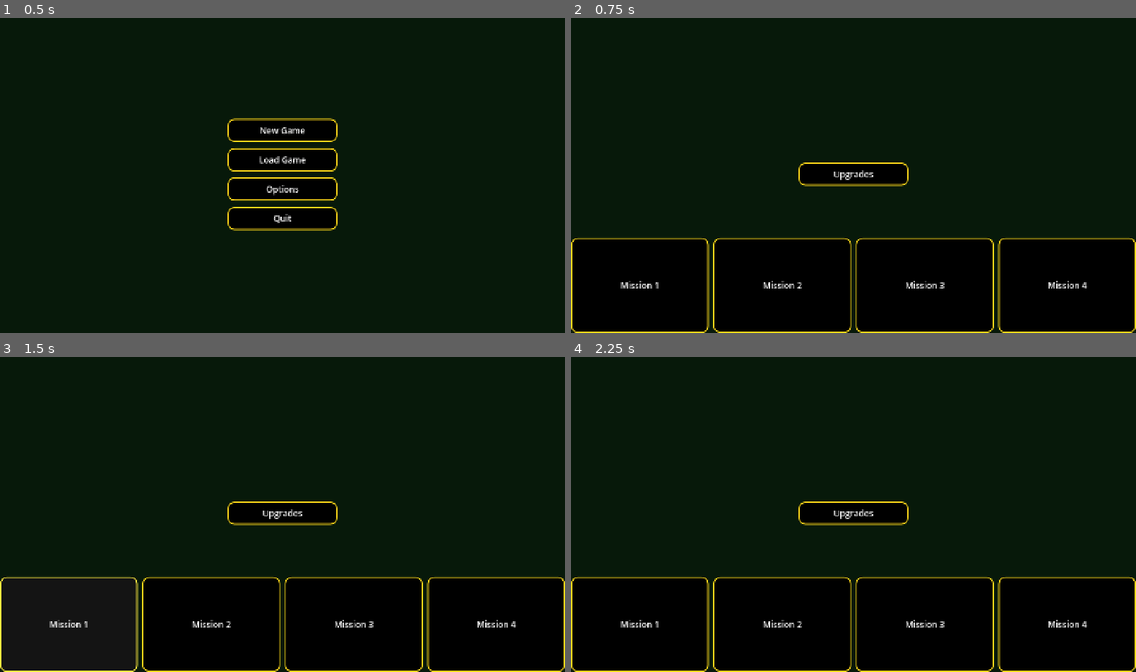
Above: before the commit, frames 1-4 (two rows, left to right).
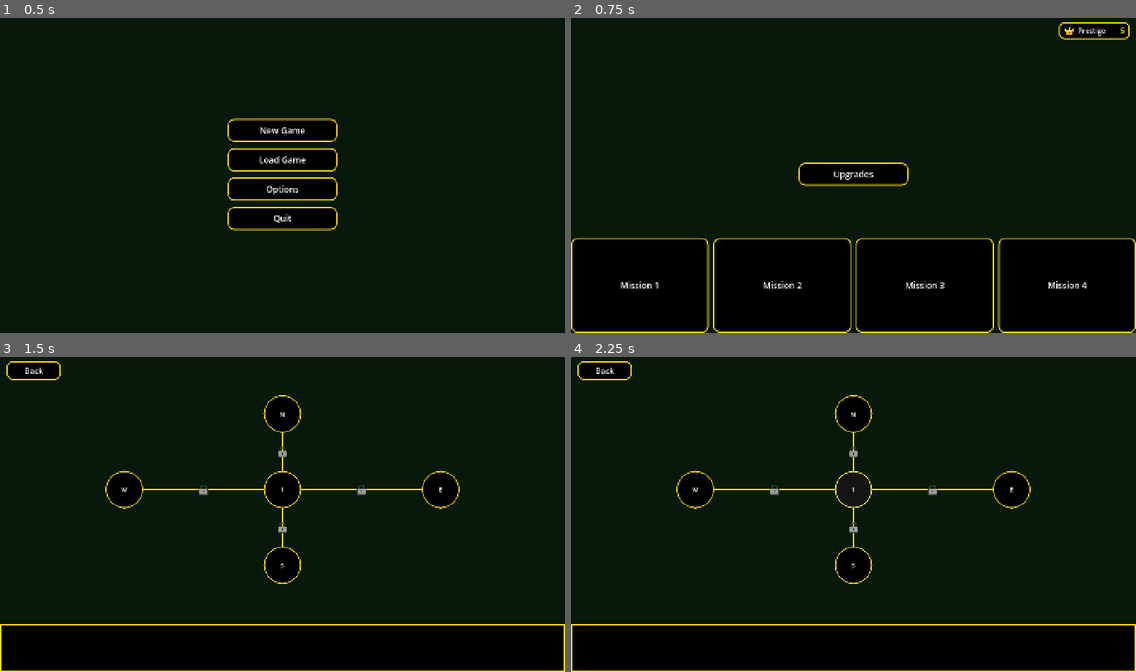
Above: after the commit, the same moments.

Repository: SorenKronborg/CasinoSlots
Game: Godot game, scene res://features/menu/main_menu.tscn
Two runs of this game, one before a commit and one after it. Both use one fixed random seed, a clock stepped at 60 frames per second and the inputs below.
Inputs (mouse positions are in pixels of both pictures, inside the frame that each line leads up to):
- Up to frame 1 (0.5 s): no input
- Up to frame 2 (0.75 s): click "New Game" at 0.5 s
- Up to frame 3 (1.5 s): click "Mission 1" at 1.25 s
- Up to frame 4 (2.25 s): click (853, 489) at 2 s, where only the run after the commit has a clickable "1"

Frame 1 is identical in both runs. In frame 2, 0.3% of the frame differs, in the area x 86-99%, y 1-7%; in frame 3, 18%; in frame 4, 21%, in the area x 0-100%, y 1-100%.

Commit message:
base game

Diff:
--- a/features/game_idle/idle_game_scene.gd
+++ b/features/game_idle/idle_game_scene.gd
@@ -1,6 +1,13 @@
 extends Control
 
 @export var upgrades_scene: PackedScene
+@export var level_scene: PackedScene
+@export var mission_1_definition: LevelDefinition
+@export var mission_2_definition: LevelDefinition
+
+var resources: Dictionary = {
+	"prestige": 5,
+}
 
 
 func _ready() -> void:
@@ -9,7 +16,30 @@
 	%Mission2.text = tr("Mission 2")
 	%Mission3.text = tr("Mission 3")
 	%Mission4.text = tr("Mission 4")
+	_refresh_resource_info()
+
+
+func _refresh_resource_info() -> void:
+	%PrestigeLabel.text = tr("Prestige")
+	%PrestigeValue.text = str(resources["prestige"])
 
 
 func _on_upgrades_pressed() -> void:
 	get_tree().change_scene_to_packed(upgrades_scene)
+
+
+func _on_mission_1_pressed() -> void:
+	_open_level(mission_1_definition)
+
+
+func _on_mission_2_pressed() -> void:
+	_open_level(mission_2_definition)
+
+
+func _open_level(definition: LevelDefinition) -> void:
+	var level := level_scene.instantiate() as LevelBase
+	level.level_definition = definition
+	var tree := get_tree()
+	tree.root.add_child(level)
+	tree.current_scene.queue_free()
+	tree.current_scene = level
--- a/features/game_idle/idle_game_scene.tscn
+++ b/features/game_idle/idle_game_scene.tscn
@@ -1,7 +1,11 @@
-[gd_scene load_steps=7 format=3]
+[gd_scene load_steps=12 format=3]
 
 [ext_resource type="Script" path="res://features/game_idle/idle_game_scene.gd" id="1_idle"]
 [ext_resource type="PackedScene" path="res://features/upgrades/upgrades.tscn" id="2_upgrades"]
+[ext_resource type="Texture2D" path="res://assets/icons/crown.svg" id="3_crown"]
+[ext_resource type="PackedScene" path="res://features/levels/level_base.tscn" id="4_level"]
+[ext_resource type="Resource" path="res://features/levels/level_1/level_01.tres" id="5_level1"]
+[ext_resource type="Resource" path="res://features/levels/level_2/level_02.tres" id="6_level2"]
 
 [sub_resource type="StyleBoxFlat" id="StyleBoxFlat_normal"]
 bg_color = Color(0, 0, 0, 1)
@@ -62,6 +66,22 @@
 Button/styles/normal = SubResource("StyleBoxFlat_normal")
 Button/styles/pressed = SubResource("StyleBoxFlat_pressed")
 
+[sub_resource type="StyleBoxFlat" id="StyleBoxFlat_info"]
+bg_color = Color(0, 0, 0, 0.92)
+border_width_left = 3
+border_width_top = 3
+border_width_right = 3
+border_width_bottom = 3
+border_color = Color(1, 0.85, 0.1, 1)
+corner_radius_top_left = 12
+corner_radius_top_right = 12
+corner_radius_bottom_right = 12
+corner_radius_bottom_left = 12
+content_margin_left = 12.0
+content_margin_top = 8.0
+content_margin_right = 12.0
+content_margin_bottom = 8.0
+
 [node name="IdleGameScene" type="Control"]
 layout_mode = 3
 anchors_preset = 15
@@ -71,6 +91,9 @@
 grow_vertical = 2
 script = ExtResource("1_idle")
 upgrades_scene = ExtResource("2_upgrades")
+level_scene = ExtResource("4_level")
+mission_1_definition = ExtResource("5_level1")
+mission_2_definition = ExtResource("6_level2")
 
 [node name="Background" type="ColorRect" parent="."]
 layout_mode = 1
@@ -82,6 +105,51 @@
 mouse_filter = 2
 color = Color(0.03, 0.1, 0.04, 1)
 
+[node name="ResourceInfo" type="PanelContainer" parent="."]
+layout_mode = 1
+anchors_preset = 1
+anchor_left = 1.0
+anchor_right = 1.0
+offset_left = -196
+offset_top = 16
+offset_right = -16
+offset_bottom = 60
+grow_horizontal = 0
+mouse_filter = 2
+theme_override_styles/panel = SubResource("StyleBoxFlat_info")
+
+[node name="Rows" type="VBoxContainer" parent="ResourceInfo"]
+layout_mode = 2
+theme_override_constants/separation = 4
+
+[node name="PrestigeRow" type="HBoxContainer" parent="ResourceInfo/Rows"]
+layout_mode = 2
+theme_override_constants/separation = 8
+
+[node name="Icon" type="TextureRect" parent="ResourceInfo/Rows/PrestigeRow"]
+custom_minimum_size = Vector2(28, 28)
+layout_mode = 2
+mouse_filter = 2
+texture = ExtResource("3_crown")
+expand_mode = 1
+stretch_mode = 5
+
+[node name="PrestigeLabel" type="Label" parent="ResourceInfo/Rows/PrestigeRow"]
+unique_name_in_owner = true
+layout_mode = 2
+size_flags_horizontal = 3
+theme_override_colors/font_color = Color(1, 1, 1, 1)
+theme_override_font_sizes/font_size = 18
+text = "Prestige"
+
+[node name="PrestigeValue" type="Label" parent="ResourceInfo/Rows/PrestigeRow"]
+unique_name_in_owner = true
+layout_mode = 2
+theme_override_colors/font_color = Color(1, 0.92, 0.4, 1)
+theme_override_font_sizes/font_size = 18
+text = "5"
+horizontal_alignment = 2
+
 [node name="Center" type="CenterContainer" parent="."]
 layout_mode = 1
 anchors_preset = 15
@@ -98,8 +166,6 @@
 theme = SubResource("Theme_buttons")
 auto_translate_mode = 2
 text = "Upgrades"
-
-[connection signal="pressed" from="Center/Upgrades" to="." method="_on_upgrades_pressed"]
 
 [node name="Missions" type="HBoxContainer" parent="."]
 layout_mode = 1
@@ -143,3 +209,7 @@
 size_flags_vertical = 3
 auto_translate_mode = 2
 text = "Mission 4"
+
+[connection signal="pressed" from="Center/Upgrades" to="." method="_on_upgrades_pressed"]
+[connection signal="pressed" from="Missions/Mission1" to="." method="_on_mission_1_pressed"]
+[connection signal="pressed" from="Missions/Mission2" to="." method="_on_mission_2_pressed"]
--- /dev/null
+++ b/features/graph/level_graph.gd
@@ -0,0 +1,62 @@
+class_name LevelGraph
+extends Control
+
+signal node_clicked(node_id: String)
+
+@export var default_node_scene: PackedScene
+@export var edge_scene: PackedScene
+
+var _nodes_by_id: Dictionary = {}
+
+
+func load_definition(definition: LevelDefinition) -> void:
+	_clear()
+	if definition == null:
+		return
+	for spec in definition.nodes:
+		_add_node(spec)
+	for spec in definition.edges:
+		_add_edge(spec)
+	call_deferred("_layout_graph")
+
+
+func _ready() -> void:
+	resized.connect(_layout_graph)
+
+
+func _clear() -> void:
+	_nodes_by_id.clear()
+	for child in %Edges.get_children():
+		child.queue_free()
+	for child in %Nodes.get_children():
+		child.queue_free()
+
+
+func _add_node(spec: LevelNodeSpec) -> void:
+	var scene := spec.node_scene if spec.node_scene != null else default_node_scene
+	var node := scene.instantiate() as LevelGraphNode
+	node.setup(spec)
+	node.set_anchors_preset(Control.PRESET_TOP_LEFT)
+	node.pressed.connect(_on_node_pressed.bind(spec.id))
+	%Nodes.add_child(node)
+	_nodes_by_id[spec.id] = node
+
+
+func _add_edge(spec: LevelEdgeSpec) -> void:
+	if not _nodes_by_id.has(spec.from_id) or not _nodes_by_id.has(spec.to_id):
+		return
+	var edge := edge_scene.instantiate() as LevelGraphEdge
+	%Edges.add_child(edge)
+	edge.setup(_nodes_by_id[spec.from_id], _nodes_by_id[spec.to_id], spec.locked)
+
+
+func _layout_graph() -> void:
+	for node in _nodes_by_id.values():
+		var graph_node := node as LevelGraphNode
+		graph_node.position = graph_node.normalized_position * size - graph_node.size * 0.5
+	for edge in %Edges.get_children():
+		(edge as LevelGraphEdge).refresh()
+
+
+func _on_node_pressed(node_id: String) -> void:
+	node_clicked.emit(node_id)
--- /dev/null
+++ b/features/graph/level_graph.tscn
@@ -0,0 +1,29 @@
+[gd_scene load_steps=4 format=3]
+
+[ext_resource type="Script" path="res://features/graph/level_graph.gd" id="1_graph"]
+[ext_resource type="PackedScene" path="res://features/graph/level_graph_node.tscn" id="2_node"]
+[ext_resource type="PackedScene" path="res://features/graph/level_graph_edge.tscn" id="3_edge"]
+
+[node name="LevelGraph" type="Control"]
+layout_mode = 3
+anchors_preset = 15
+anchor_right = 1.0
+anchor_bottom = 1.0
+grow_horizontal = 2
+grow_vertical = 2
+script = ExtResource("1_graph")
+default_node_scene = ExtResource("2_node")
+edge_scene = ExtResource("3_edge")
+
+[node name="Edges" type="Node2D" parent="."]
+unique_name_in_owner = true
+
+[node name="Nodes" type="Control" parent="."]
+unique_name_in_owner = true
+layout_mode = 1
+anchors_preset = 15
+anchor_right = 1.0
+anchor_bottom = 1.0
+grow_horizontal = 2
+grow_vertical = 2
+mouse_filter = 2
--- /dev/null
+++ b/features/graph/level_graph_edge.gd
@@ -0,0 +1,23 @@
+class_name LevelGraphEdge
+extends Node2D
+
+var from_node: Control
+var to_node: Control
+var locked: bool = false
+
+
+func setup(from: Control, to: Control, is_locked: bool) -> void:
+	from_node = from
+	to_node = to
+	locked = is_locked
+	%Lock.visible = locked
+	refresh()
+
+
+func refresh() -> void:
+	if from_node == null or to_node == null:
+		return
+	var start := from_node.position + from_node.size * 0.5
+	var end := to_node.position + to_node.size * 0.5
+	%Line.points = PackedVector2Array([start, end])
+	%Lock.position = (start + end) * 0.5
--- /dev/null
+++ b/features/graph/level_graph_edge.tscn
@@ -0,0 +1,18 @@
+[gd_scene load_steps=3 format=3]
+
+[ext_resource type="Script" path="res://features/graph/level_graph_edge.gd" id="1_edge"]
+[ext_resource type="Texture2D" path="res://assets/icons/lock.svg" id="2_lock"]
+
+[node name="LevelGraphEdge" type="Node2D"]
+script = ExtResource("1_edge")
+
+[node name="Line" type="Line2D" parent="."]
+unique_name_in_owner = true
+width = 5.0
+default_color = Color(1, 0.85, 0.1, 1)
+antialiased = true
+
+[node name="Lock" type="Sprite2D" parent="."]
+unique_name_in_owner = true
+scale = Vector2(0.55, 0.55)
+texture = ExtResource("2_lock")
--- /dev/null
+++ b/features/graph/level_graph_node.gd
@@ -0,0 +1,11 @@
+class_name LevelGraphNode
+extends Button
+
+var node_id: String = ""
+var normalized_position: Vector2 = Vector2(0.5, 0.5)
+
+
+func setup(spec: LevelNodeSpec) -> void:
+	node_id = spec.id
+	normalized_position = spec.normalized_position
+	text = spec.label
--- /dev/null
+++ b/features/graph/level_graph_node.tscn
@@ -0,0 +1,41 @@
+[gd_scene load_steps=5 format=3]
+
+[ext_resource type="Script" path="res://features/graph/level_graph_node.gd" id="1_node"]
+
+[sub_resource type="StyleBoxFlat" id="StyleBoxFlat_normal"]
+bg_color = Color(0, 0, 0, 1)
+border_width_left = 3
+border_width_top = 3
+border_width_right = 3
+border_width_bottom = 3
+border_color = Color(1, 0.85, 0.1, 1)
+corner_radius_top_left = 48
+corner_radius_top_right = 48
+corner_radius_bottom_right = 48
+corner_radius_bottom_left = 48
+
+[sub_resource type="StyleBoxFlat" id="StyleBoxFlat_hover"]
+bg_color = Color(0.08, 0.08, 0.08, 1)
+border_width_left = 3
+border_width_top = 3
+border_width_right = 3
+border_width_bottom = 3
+border_color = Color(1, 0.92, 0.25, 1)
+corner_radius_top_left = 48
+corner_radius_top_right = 48
+corner_radius_bottom_right = 48
+corner_radius_bottom_left = 48
+
+[node name="LevelGraphNode" type="Button"]
+custom_minimum_size = Vector2(96, 96)
+offset_right = 96.0
+offset_bottom = 96.0
+theme_override_colors/font_color = Color(1, 1, 1, 1)
+theme_override_colors/font_hover_color = Color(1, 1, 1, 1)
+theme_override_font_sizes/font_size = 16
+theme_override_styles/normal = SubResource("StyleBoxFlat_normal")
+theme_override_styles/hover = SubResource("StyleBoxFlat_hover")
+theme_override_styles/pressed = SubResource("StyleBoxFlat_normal")
+theme_override_styles/focus = SubResource("StyleBoxFlat_hover")
+text = "Node"
+script = ExtResource("1_node")
--- /dev/null
+++ b/features/levels/level_1/level_01.tres
@@ -0,0 +1,63 @@
+[gd_resource type="Resource" script_class="LevelDefinition" format=3 uid="uid://brvlhwd6x03cv"]
+
+[ext_resource type="Script" uid="uid://dnsm4n72pgr7d" path="res://features/levels/level_definition.gd" id="1_def"]
+[ext_resource type="Script" uid="uid://carolib3wopva" path="res://features/levels/level_node_spec.gd" id="2_node"]
+[ext_resource type="Script" uid="uid://b732m1ihcm8s" path="res://features/levels/level_edge_spec.gd" id="3_edge"]
+
+[sub_resource type="Resource" id="Edge_n"]
+script = ExtResource("3_edge")
+from_id = "center"
+to_id = "north"
+locked = true
+
+[sub_resource type="Resource" id="Edge_e"]
+script = ExtResource("3_edge")
+from_id = "center"
+to_id = "east"
+locked = true
+
+[sub_resource type="Resource" id="Edge_s"]
+script = ExtResource("3_edge")
+from_id = "center"
+to_id = "south"
+locked = true
+
+[sub_resource type="Resource" id="Edge_w"]
+script = ExtResource("3_edge")
+from_id = "center"
+to_id = "west"
+locked = true
+
+[sub_resource type="Resource" id="Node_center"]
+script = ExtResource("2_node")
+id = "center"
+label = "1"
+
+[sub_resource type="Resource" id="Node_north"]
+script = ExtResource("2_node")
+id = "north"
+label = "N"
+normalized_position = Vector2(0.5, 0.22)
+
+[sub_resource type="Resource" id="Node_east"]
+script = ExtResource("2_node")
+id = "east"
+label = "E"
+normalized_position = Vector2(0.78, 0.5)
+
+[sub_resource type="Resource" id="Node_south"]
+script = ExtResource("2_node")
+id = "south"
+label = "S"
+normalized_position = Vector2(0.5, 0.78)
+
+[sub_resource type="Resource" id="Node_west"]
+script = ExtResource("2_node")
+id = "west"
+label = "W"
+normalized_position = Vector2(0.22, 0.5)
+
+[resource]
+script = ExtResource("1_def")
+nodes = Array[ExtResource("2_node")]([SubResource("Node_center"), SubResource("Node_north"), SubResource("Node_east"), SubResource("Node_south"), SubResource("Node_west")])
+edges = Array[ExtResource("3_edge")]([SubResource("Edge_n"), SubResource("Edge_e"), SubResource("Edge_s"), SubResource("Edge_w")])
--- /dev/null
+++ b/features/levels/level_2/level_02.tres
@@ -0,0 +1,75 @@
+[gd_resource type="Resource" script_class="LevelDefinition" format=3 uid="uid://b45a7maqkt35s"]
+
+[ext_resource type="Script" uid="uid://b732m1ihcm8s" path="res://features/levels/level_edge_spec.gd" id="1_2l210"]
+[ext_resource type="Script" uid="uid://carolib3wopva" path="res://features/levels/level_node_spec.gd" id="2_trv2a"]
+[ext_resource type="Script" uid="uid://dnsm4n72pgr7d" path="res://features/levels/level_definition.gd" id="3_igv2l"]
+
+[sub_resource type="Resource" id="Edge_n"]
+script = ExtResource("1_2l210")
+from_id = "center"
+to_id = "north"
+locked = true
+
+[sub_resource type="Resource" id="Edge_e"]
+script = ExtResource("1_2l210")
+from_id = "center"
+to_id = "east"
+locked = true
+
+[sub_resource type="Resource" id="Edge_s"]
+script = ExtResource("1_2l210")
+from_id = "center"
+to_id = "south"
+locked = true
+
+[sub_resource type="Resource" id="Edge_w"]
+script = ExtResource("1_2l210")
+from_id = "center"
+to_id = "west"
+locked = true
+
+[sub_resource type="Resource" id="Resource_1t4s0"]
+script = ExtResource("1_2l210")
+from_id = "west"
+to_id = "w-west"
+metadata/_custom_type_script = "uid://b732m1ihcm8s"
+
+[sub_resource type="Resource" id="Node_center"]
+script = ExtResource("2_trv2a")
+id = "center"
+label = "1"
+
+[sub_resource type="Resource" id="Node_north"]
+script = ExtResource("2_trv2a")
+id = "north"
+label = "N"
+normalized_position = Vector2(0.5, 0.22)
+
+[sub_resource type="Resource" id="Node_east"]
+script = ExtResource("2_trv2a")
+id = "east"
+label = "E"
+normalized_position = Vector2(0.78, 0.5)
+
+[sub_resource type="Resource" id="Node_south"]
+script = ExtResource("2_trv2a")
+id = "south"
+label = "S"
+normalized_position = Vector2(0.5, 0.78)
+
+[sub_resource type="Resource" id="Node_west"]
+script = ExtResource("2_trv2a")
+id = "west"
+label = "W"
+normalized_position = Vector2(0.22, 0.5)
+
+[sub_resource type="Resource" id="Resource_601s7"]
+script = ExtResource("2_trv2a")
+id = "w-west"
+label = "far west"
+metadata/_custom_type_script = "uid://carolib3wopva"
+
+[resource]
+script = ExtResource("3_igv2l")
+nodes = Array[ExtResource("2_trv2a")]([SubResource("Node_center"), SubResource("Node_north"), SubResource("Node_east"), SubResource("Node_south"), SubResource("Node_west"), SubResource("Resource_601s7")])
+edges = Array[ExtResource("1_2l210")]([SubResource("Edge_n"), SubResource("Edge_e"), SubResource("Edge_s"), SubResource("Edge_w"), SubResource("Resource_1t4s0")])
--- /dev/null
+++ b/features/levels/level_base.gd
@@ -0,0 +1,14 @@
+class_name LevelBase
+extends Control
+
+@export var level_definition: LevelDefinition
+@export_file("*.tscn") var idle_game_scene_path: String
+
+
+func _ready() -> void:
+	%Back.text = tr("Back")
+	%LevelGraph.load_definition(level_definition)
+
+
+func _on_back_pressed() -> void:
+	get_tree().change_scene_to_file(idle_game_scene_path)
--- /dev/null
+++ b/features/levels/level_base.tscn
@@ -0,0 +1,118 @@
+[gd_scene load_steps=7 format=3]
+
+[ext_resource type="Script" path="res://features/levels/level_base.gd" id="1_base"]
+[ext_resource type="PackedScene" path="res://features/graph/level_graph.tscn" id="2_graph"]
+
+[sub_resource type="StyleBoxFlat" id="StyleBoxFlat_normal"]
+bg_color = Color(0, 0, 0, 1)
+border_width_left = 3
+border_width_top = 3
+border_width_right = 3
+border_width_bottom = 3
+border_color = Color(1, 0.85, 0.1, 1)
+corner_radius_top_left = 16
+corner_radius_top_right = 16
+corner_radius_bottom_right = 16
+corner_radius_bottom_left = 16
+content_margin_left = 24.0
+content_margin_top = 10.0
+content_margin_right = 24.0
+content_margin_bottom = 10.0
+
+[sub_resource type="StyleBoxFlat" id="StyleBoxFlat_hover"]
+bg_color = Color(0.08, 0.08, 0.08, 1)
+border_width_left = 3
+border_width_top = 3
+border_width_right = 3
+border_width_bottom = 3
+border_color = Color(1, 0.92, 0.25, 1)
+corner_radius_top_left = 16
+corner_radius_top_right = 16
+corner_radius_bottom_right = 16
+corner_radius_bottom_left = 16
+content_margin_left = 24.0
+content_margin_top = 10.0
+content_margin_right = 24.0
+content_margin_bottom = 10.0
+
+[sub_resource type="Theme" id="Theme_buttons"]
+Button/colors/font_color = Color(1, 1, 1, 1)
+Button/colors/font_focus_color = Color(1, 1, 1, 1)
+Button/colors/font_hover_color = Color(1, 1, 1, 1)
+Button/colors/font_pressed_color = Color(0.95, 0.9, 0.6, 1)
+Button/font_sizes/font_size = 20
+Button/styles/focus = SubResource("StyleBoxFlat_hover")
+Button/styles/hover = SubResource("StyleBoxFlat_hover")
+Button/styles/normal = SubResource("StyleBoxFlat_normal")
+Button/styles/pressed = SubResource("StyleBoxFlat_normal")
+
+[sub_resource type="StyleBoxFlat" id="StyleBoxFlat_bottom"]
+bg_color = Color(0, 0, 0, 1)
+border_width_left = 3
+border_width_top = 3
+border_width_right = 3
+border_width_bottom = 3
+border_color = Color(1, 0.85, 0.1, 1)
+
+[node name="LevelBase" type="Control"]
+layout_mode = 3
+anchors_preset = 15
+anchor_right = 1.0
+anchor_bottom = 1.0
+grow_horizontal = 2
+grow_vertical = 2
+script = ExtResource("1_base")
+idle_game_scene_path = "res://features/game_idle/idle_game_scene.tscn"
+
+[node name="Background" type="ColorRect" parent="."]
+layout_mode = 1
+anchors_preset = 15
+anchor_right = 1.0
+anchor_bottom = 1.0
+grow_horizontal = 2
+grow_vertical = 2
+mouse_filter = 2
+color = Color(0.03, 0.1, 0.04, 1)
+
+[node name="Layout" type="VBoxContainer" parent="."]
+layout_mode = 1
+anchors_preset = 15
+anchor_right = 1.0
+anchor_bottom = 1.0
+grow_horizontal = 2
+grow_vertical = 2
+theme_override_constants/separation = 0
+
+[node name="TopField" type="Control" parent="Layout"]
+layout_mode = 2
+size_flags_vertical = 3
+size_flags_stretch_ratio = 85.0
+
+[node name="LevelGraph" parent="Layout/TopField" instance=ExtResource("2_graph")]
+unique_name_in_owner = true
+layout_mode = 1
+anchors_preset = 15
+anchor_right = 1.0
+anchor_bottom = 1.0
+grow_horizontal = 2
+grow_vertical = 2
+
+[node name="BottomField" type="Panel" parent="Layout"]
+layout_mode = 2
+size_flags_vertical = 3
+size_flags_stretch_ratio = 15.0
+mouse_filter = 2
+theme_override_styles/panel = SubResource("StyleBoxFlat_bottom")
+
+[node name="Back" type="Button" parent="."]
+unique_name_in_owner = true
+custom_minimum_size = Vector2(140, 48)
+layout_mode = 1
+offset_left = 16.0
+offset_top = 16.0
+offset_right = 156.0
+offset_bottom = 64.0
+theme = SubResource("Theme_buttons")
+text = "Back"
+
+[connection signal="pressed" from="Back" to="." method="_on_back_pressed"]
--- /dev/null
+++ b/features/levels/level_definition.gd
@@ -0,0 +1,5 @@
+class_name LevelDefinition
+extends Resource
+
+@export var nodes: Array[LevelNodeSpec] = []
+@export var edges: Array[LevelEdgeSpec] = []
--- /dev/null
+++ b/features/levels/level_edge_spec.gd
@@ -0,0 +1,6 @@
+class_name LevelEdgeSpec
+extends Resource
+
+@export var from_id: String = ""
+@export var to_id: String = ""
+@export var locked: bool = false
--- /dev/null
+++ b/features/levels/level_node_spec.gd
@@ -0,0 +1,7 @@
+class_name LevelNodeSpec
+extends Resource
+
+@export var id: String = ""
+@export var label: String = ""
+@export var normalized_position: Vector2 = Vector2(0.5, 0.5)
+@export var node_scene: PackedScene
--- a/localization/strings.csv
+++ b/localization/strings.csv
@@ -12,3 +12,4 @@
 Mission 2,Mission 2,Mission 2,Mission 2
 Mission 3,Mission 3,Mission 3,Mission 3
 Mission 4,Mission 4,Mission 4,Mission 4
+Prestige,Prestige,Prestige,Prestige
Not shown, added: features/graph/level_graph.gd.uid
Not shown, added: features/graph/level_graph_edge.gd.uid
Not shown, added: features/graph/level_graph_node.gd.uid
Not shown, added: features/levels/level_base.gd.uid
Not shown, added: features/levels/level_definition.gd.uid
Not shown, added: features/levels/level_edge_spec.gd.uid
Not shown, added: features/levels/level_node_spec.gd.uid
Binary file changed: localization/strings.de.translation
Binary file changed: localization/strings.en.translation
Binary file changed: localization/strings.fr.translation
